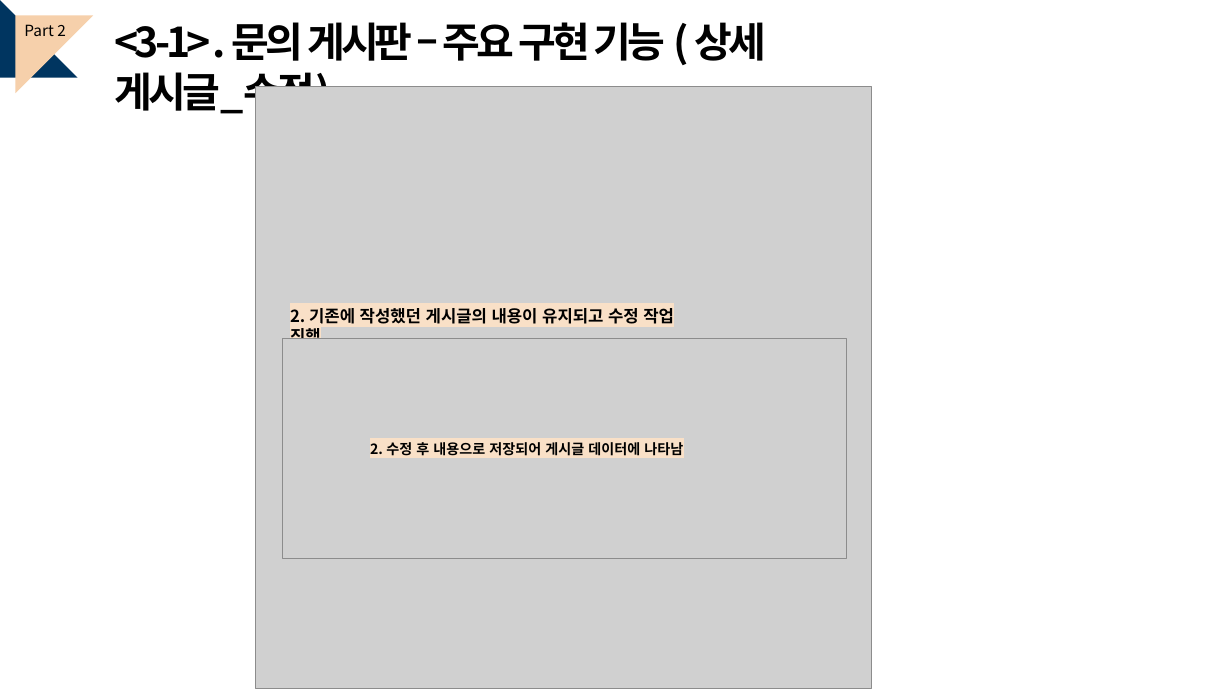
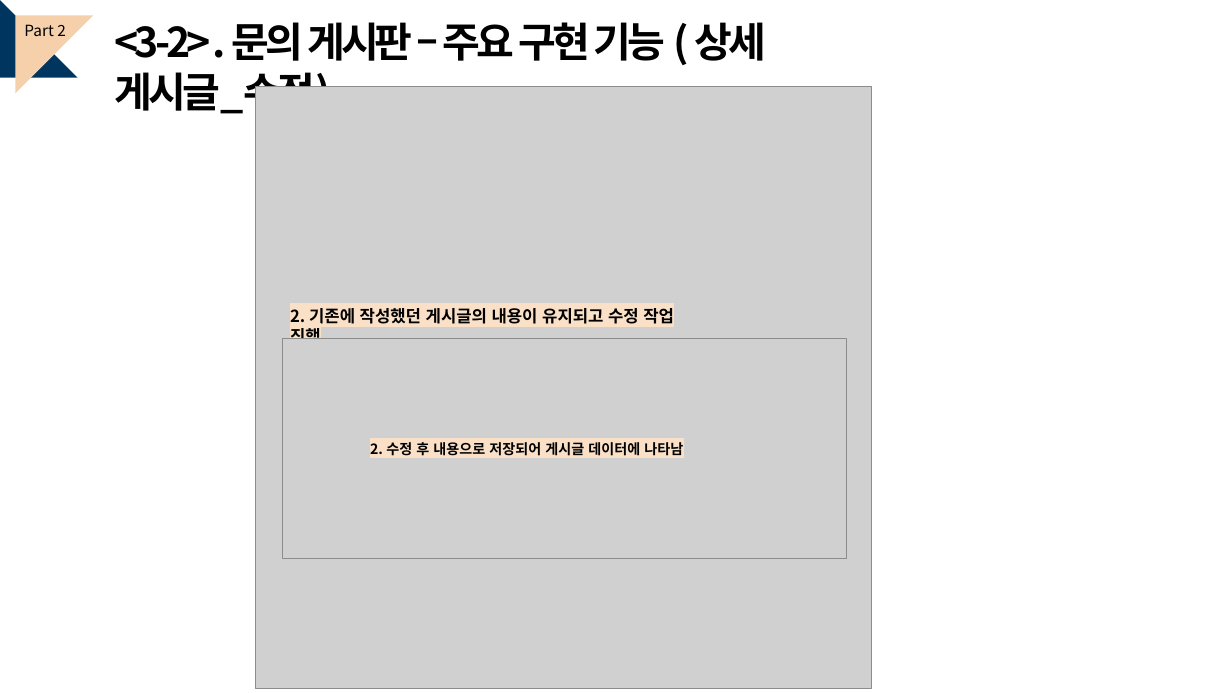
Before and after one commit to kwonminji-v/FinalProject_Book, a slide deck: slide 11 of 프로젝트 ppt/최종 ppt 템플릿.pptx (slide 13 before the commit). Drawn at 1232x693 pixels with LibreOffice and Linux fonts; fonts in the diff are those of the drawing; grey boxes stand for pictures. Boxes give left, top, right and bottom in pixels: in the first picture for what was removed or moved away, otherwise in the second. Text is boxed around its words. In the diff, an @@ line names an element or a change of style, - is before the commit and + after.

```diff
--- a/프로젝트 ppt/최종 ppt 템플릿.pptx
+++ b/프로젝트 ppt/최종 ppt 템플릿.pptx
@@ text at <box>114,22,766,118</box>: text changed @@
-<3-1> . 문의 게시판 – 주요 구현 기능 ( 상세 게시글_수정)
+<3-2> . 문의 게시판 – 주요 구현 기능 ( 상세 게시글_수정)
```
Also in this commit, not shown: 12 other slides changed, 10 slides added, 15 slides removed, 25 other files.
